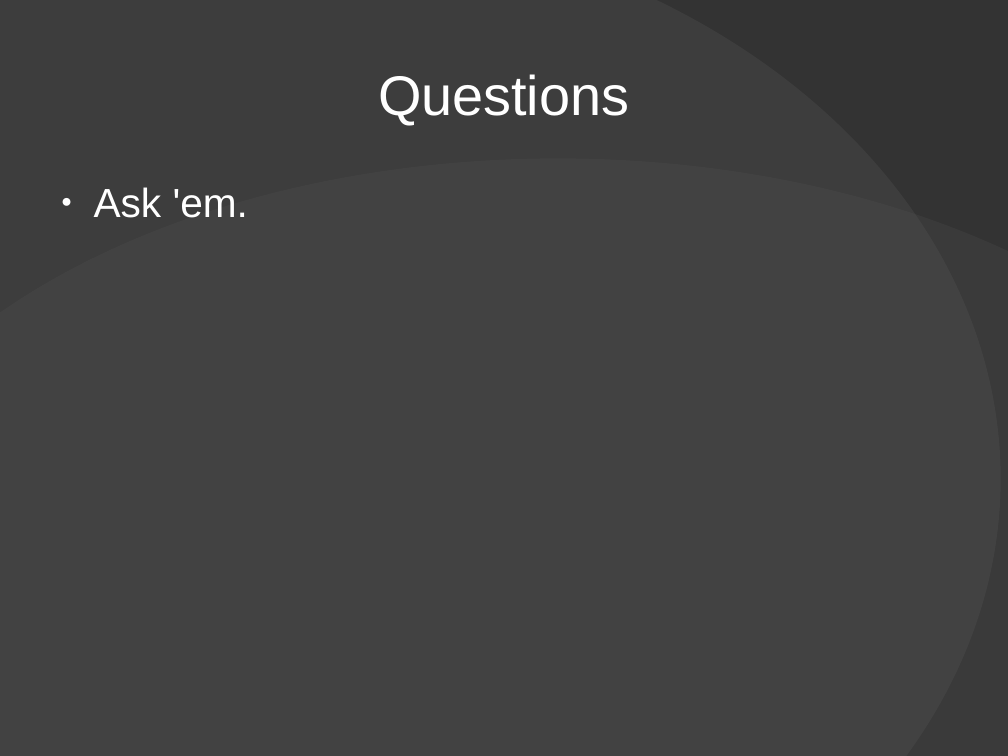
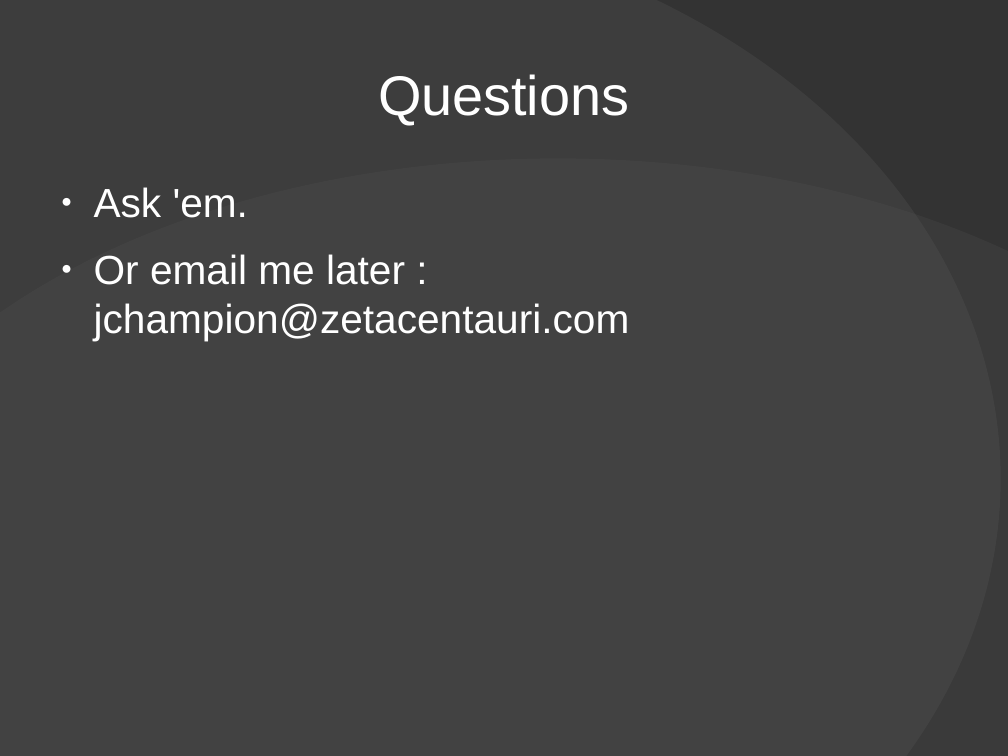
Before and after one commit to Xangis/python-webcrawling, a slide deck: slide 27 of PythonWebCrawlingPresentation.odp. Drawn at 1008x756 pixels with LibreOffice and Linux fonts; fonts in the diff are those of the drawing; background and template pictures are left out. Boxes give left, top, right and bottom in pixels: in the first picture for what was removed or moved away, otherwise in the second. Text is boxed around its words. In the diff, an @@ line names an element or a change of style, - is before the commit and + after.

Commit message:
Update title, email.

```diff
--- a/PythonWebCrawlingPresentation.odp
+++ b/PythonWebCrawlingPresentation.odp
@@ text at (x1=94, y1=254, x2=630, y2=340): paragraph added @@
+● Or email me later : jchampion@zetacentauri.com
```
Also in this commit, not shown: 1 other slide changed.
